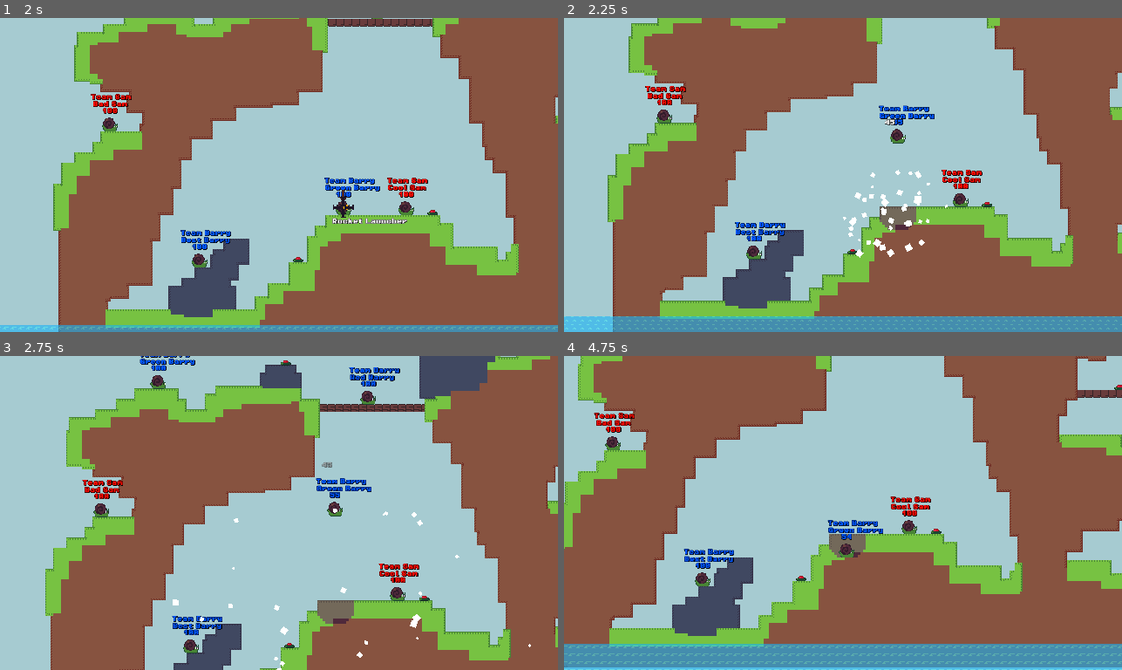
Above: before the commit, frames 1-4 (two rows, left to right).
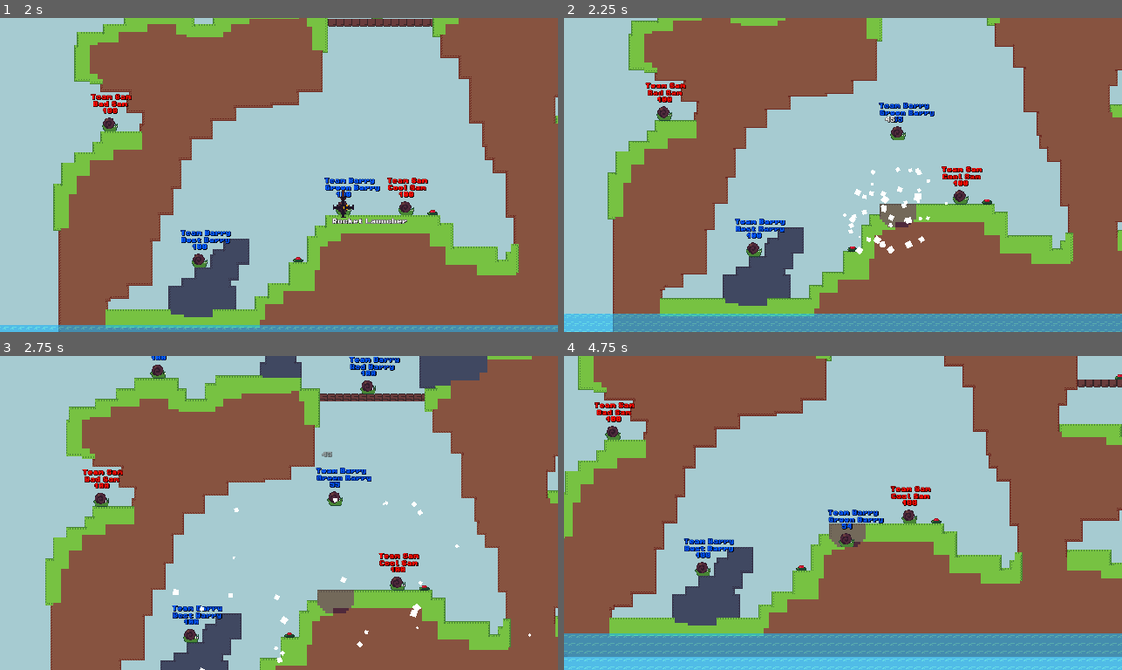
Above: after the commit, the same moments.

Repository: codingbanana21/Snail-Wars
Game: Godot game, scene res://scenes/game.tscn
Two runs of this game, one before a commit and one after it. Both use one fixed random seed, a clock stepped at 60 frames per second and the inputs below.
Inputs (mouse positions are in pixels of both pictures, inside the frame that each line leads up to):
- Up to frame 1 (2 s): click "Map 1" at 0.5 s; tap Enter (skip) at 1.25 s; move the mouse to (306, 175) at 1.27 s; press the mouse at (306, 175) at 1.28 s; hold D (right) from 1.28 s (still down); tap W (jump) at 1.52 s
- Up to frame 2 (2.25 s): keep holding D (right); move the mouse to (815, 175) at 2.02 s; release the mouse at (815, 175) at 2.03 s; tap Mouse wheel down (last_weapon) at 2.1 s
- Up to frame 3 (2.75 s): keep holding D (right); tap W (jump) at 2.27 s
- Up to frame 4 (4.75 s): move the mouse to (854, 506) at 2.77 s; release D (right) at 2.78 s; hold A (left) 2.78-3.53 s; tap Mouse wheel up (next_weapon) at 2.85 s; move the mouse to (837, 519) at 3.52 s; hold D (right) from 3.53 s (still down); click (837, 519) at 3.6 s; tap W (jump) at 3.77, 4.52 s; tap Space at 4.25 s; move the mouse to (887, 516) at 4.27 s; tap Mouse wheel down (last_weapon) at 4.35 s

Frame 1 is identical in both runs. In frame 2, 8.1% of the frame differs, in the area x 0-100%, y 0-100%; in frame 3, 16%; in frame 4, 22%.

Commit message:
Some small updates

Diff:
--- a/projectiles/bullet.tscn
+++ b/projectiles/bullet.tscn
@@ -5,10 +5,12 @@
 
 [node name="Bullet" unique_id=791496552 instance=ExtResource("1_4ambd")]
 damage = 30
-size = 5
-knockback = 400
-speed = 120
+size = 4
+knockback = 600
+speed = 0
+min_speed = 1000
 gravity = 0
+timer = 1.0
 
 [node name="Image" parent="." index="0" unique_id=2045045234]
 texture = ExtResource("2_cqswp")
--- a/projectiles/mine.tscn
+++ b/projectiles/mine.tscn
@@ -14,6 +14,7 @@
 size = 6
 knockback = 600
 speed = 0.0
+min_speed = 0
 timer = 0.0
 not_players = true
 
--- a/projectiles/punch.tscn
+++ b/projectiles/punch.tscn
@@ -5,10 +5,15 @@
 
 [node name="Punch" unique_id=791496552 instance=ExtResource("1_58rc5")]
 damage = 5
-size = 6
-speed = 120
+size = 4
+speed = 0
+min_speed = 1000
 gravity = 0
+projectile_hp = -1
 timer = 0.05
 
 [node name="Image" parent="." index="0" unique_id=2045045234]
 texture = ExtResource("2_n2x71")
+
+[node name="CollisionShape2D" parent="." index="1" unique_id=679883136]
+shape = null
--- /dev/null
+++ b/projectiles/super_bullet.tscn
@@ -0,0 +1,20 @@
+[gd_scene format=3 uid="uid://cg5r2ts6j6364"]
+
+[ext_resource type="PackedScene" uid="uid://cubfm8w8o5obj" path="res://projectiles/projectile.tscn" id="1_22ti5"]
+[ext_resource type="Texture2D" uid="uid://blounwen1686h" path="res://assets/images/bullet.png" id="2_x4nbf"]
+
+[node name="SuperBullet" unique_id=791496552 instance=ExtResource("1_22ti5")]
+damage = 30
+size = 4
+knockback = 600
+speed = 0
+min_speed = 1000
+gravity = 0
+projectile_hp = 5
+timer = 1.0
+
+[node name="Image" parent="." index="0" unique_id=2045045234]
+texture = ExtResource("2_x4nbf")
+
+[node name="CollisionShape2D" parent="." index="1" unique_id=679883136]
+shape = null
--- a/scripts/projectile.gd
+++ b/scripts/projectile.gd
@@ -9,9 +9,10 @@
 @export var size: int = 8
 @export var knockback: int = 800
 @export var speed: int = 60
+@export var min_speed: int = 100
 @export var gravity: int = 500
 @export var projectile_hp: int = 1
-@export var hit_stun_time: float = 0.05
+@export var hit_stun_time: float = 0.0
 @export var timer: float = 3.0
 @export var bounce: bool = false
 @export var spawn_at_mouse: bool = false
@@ -23,6 +24,9 @@
 func _ready() -> void:
 	if timer > 0:
 		explosion_timer.start(timer)
+
+	if min_speed > speed:
+		speed = min_speed
 
 	#spawn type
 	if spawn_at_mouse:
@@ -65,8 +69,10 @@
 
 func explode(end_explode: bool = false):
 	projectile_hp -= 1
-	hit_timer.start(hit_stun_time)
 	Mouse.shake(damage / 5.0)
+
+	if hit_stun_time > 0:
+		hit_timer.start(hit_stun_time)
 
 	var hit_particle: GPUParticles2D = load("res://scenes/hit_particle.tscn").instantiate()
 	hit_particle.global_position = global_position
@@ -93,7 +99,7 @@
 	# hit players
 	for player: Player in get_tree().get_nodes_in_group("Player"):
 		var dis_to: float = global_position.distance_to(player.global_position)
-		if dis_to < (4.0 * size):
+		if dis_to < (4.0 * size) + 8.0:
 			var hit_power: float = clampf(16.0 / dis_to, 0.01, 1.0)
 			player.damage(int(hit_power * damage))
 			player.velocity = -transform.x * hit_power * knockback
